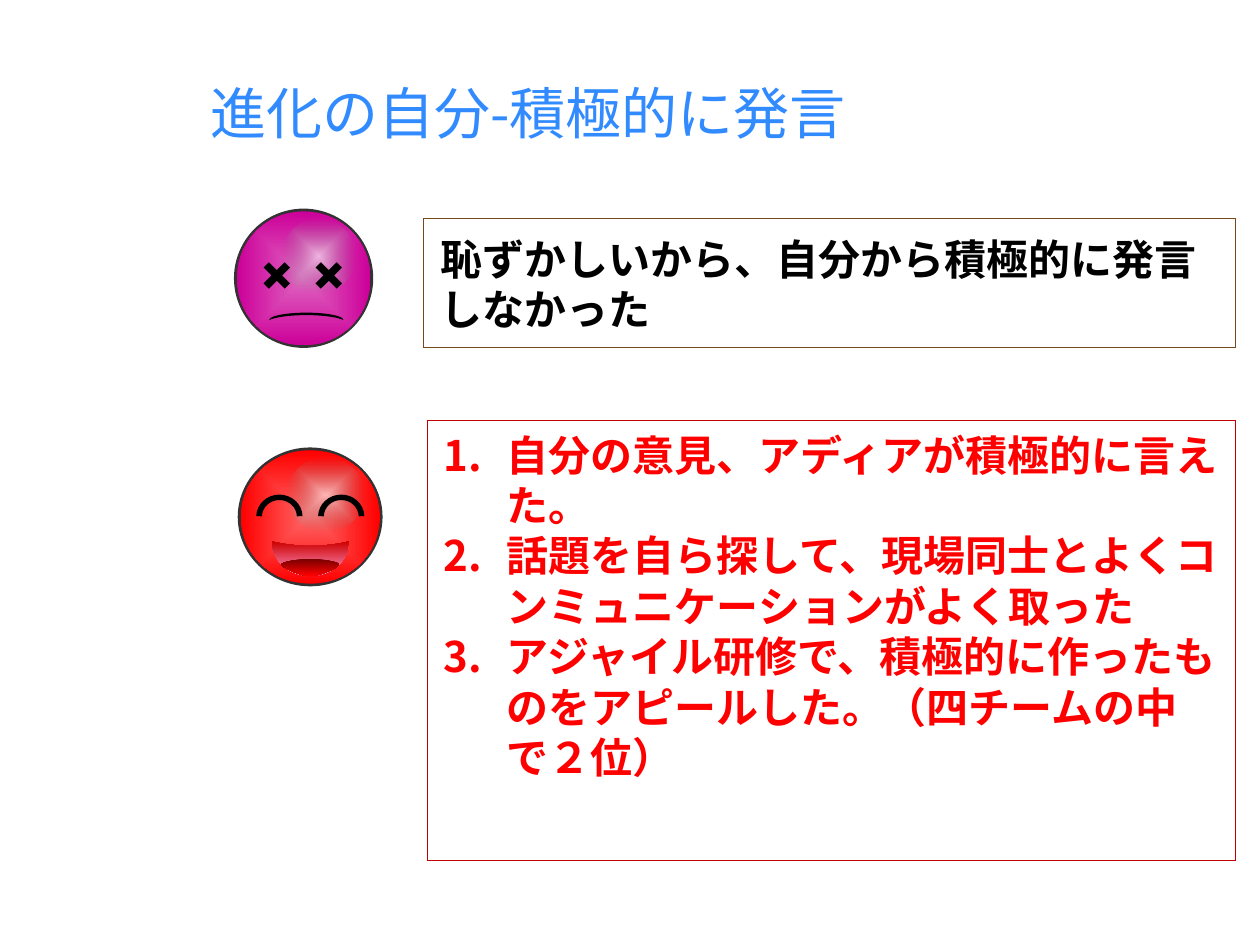
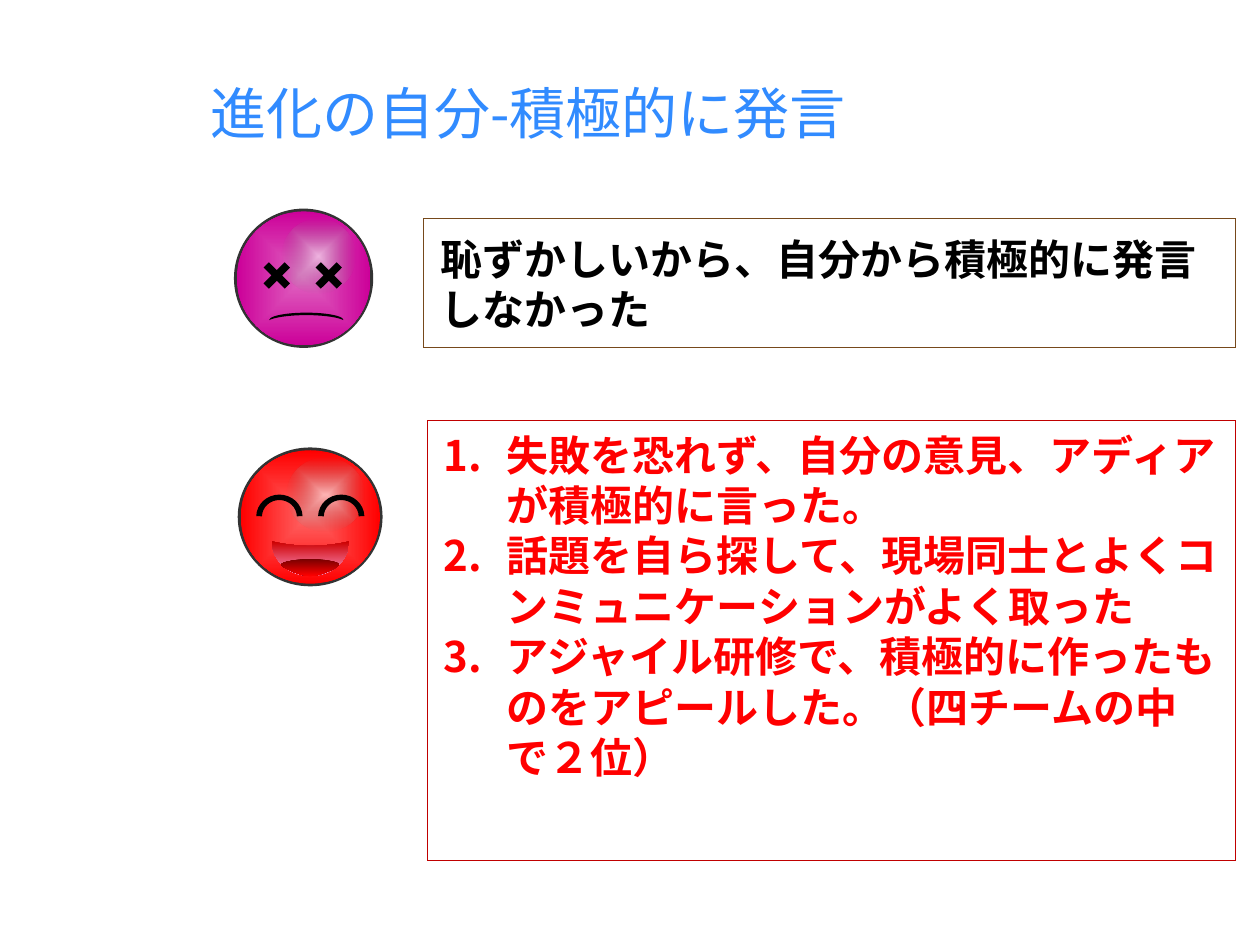
Before and after one commit to milo-bb/test, a slide deck: slide 4 of 昇格プレゼン(徐洋)_new.pptx. Drawn at 1260x945 pixels with LibreOffice and Linux fonts; fonts in the diff are those of the drawing; background and template pictures are left out. Boxes give left, top, right and bottom in pixels: in the first picture for what was removed or moved away, otherwise in the second. Text is boxed around its words. In the diff, an @@ line names an element or a change of style, - is before the commit and + after.

```diff
--- a/昇格プレゼン(徐洋)_new.pptx
+++ b/昇格プレゼン(徐洋)_new.pptx
@@ text in rectangle at (507,434,1215,525): text changed @@
-1. 自分の意見、アディアが積極的に言えた。
+1. 失敗を恐れず、自分の意見、アディアが積極的に言った。
```
Also in this commit, not shown: 7 other slides changed, 2 slides added, 2 slides removed.
